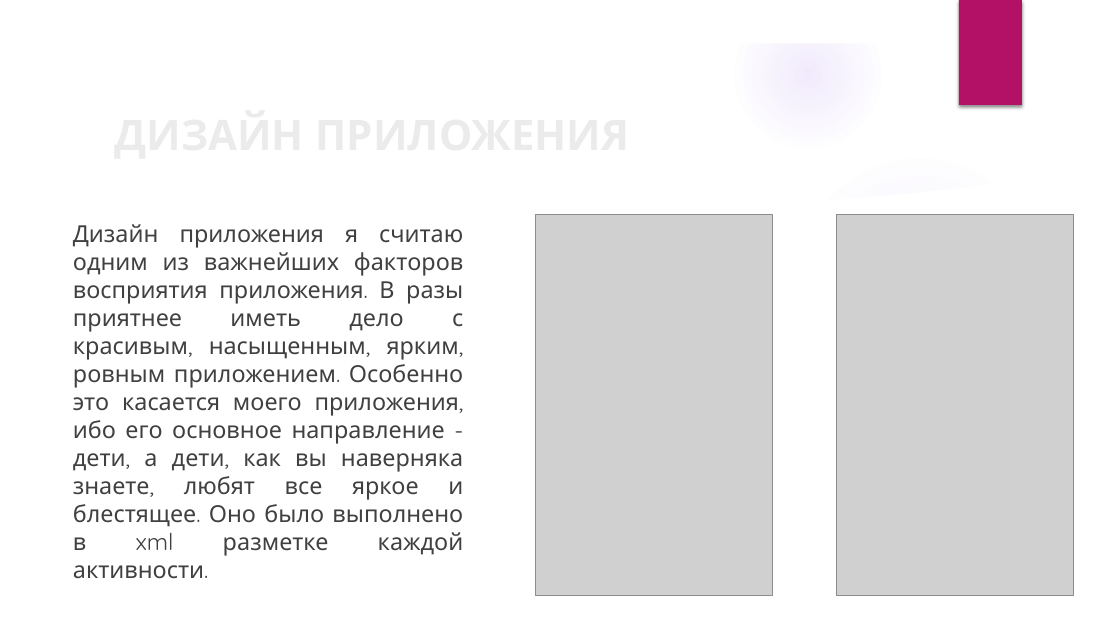
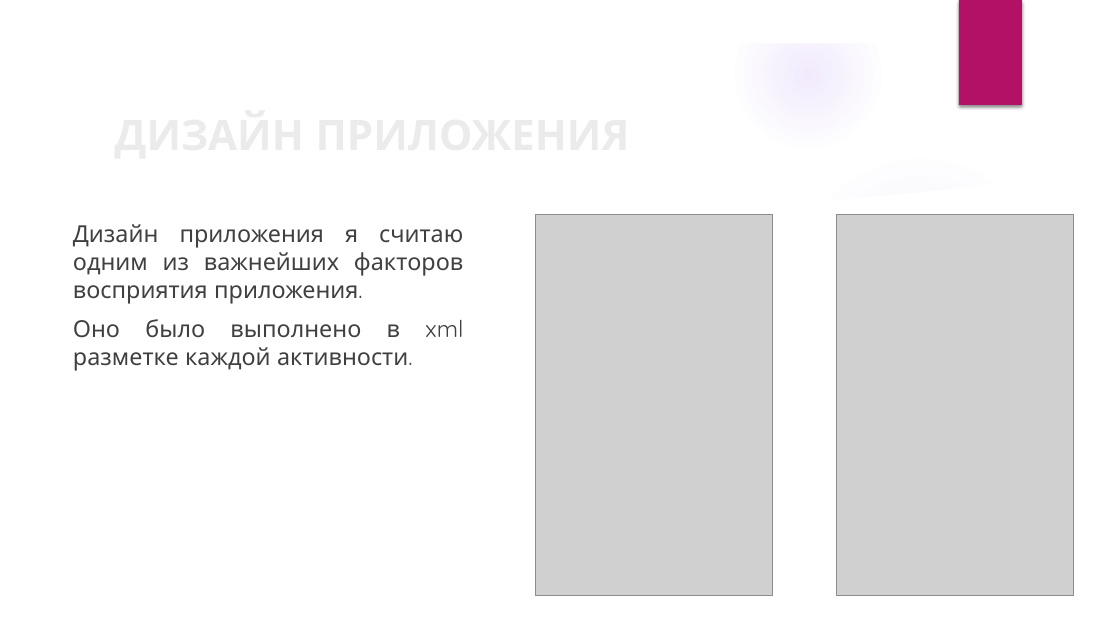
Before and after one commit to k0teykich/Project1, a slide deck: slide 6 of Тренировка счёта.pptx. Drawn at 1120x630 pixels with LibreOffice and Linux fonts; fonts in the diff are those of the drawing; grey boxes stand for pictures; background and template pictures are left out. Boxes give left, top, right and bottom in pixels: in the first picture for what was removed or moved away, otherwise in the second. Text is boxed around its words. In the diff, an @@ line names an element or a change of style, - is before the commit and + after.

```diff
--- a/Тренировка счёта.pptx
+++ b/Тренировка счёта.pptx
@@ text at (73,229,463,371): text changed @@
-Дизайн приложения я считаю одним из важнейших факторов восприятия приложения. В разы приятнее иметь дело с красивым, насыщенным, ярким, ровным приложением. Особенно это касается моего приложения, ибо его основное направление - дети, а дети, как вы наверняка знаете, любят все яркое и блестящее. Оно было выполнено в xml разметке каждой активности.
+Дизайн приложения я считаю одним из важнейших факторов восприятия приложения.
+Оно было выполнено в xml разметке каждой активности.
```
Also in this commit, not shown: 3 other slides changed.
